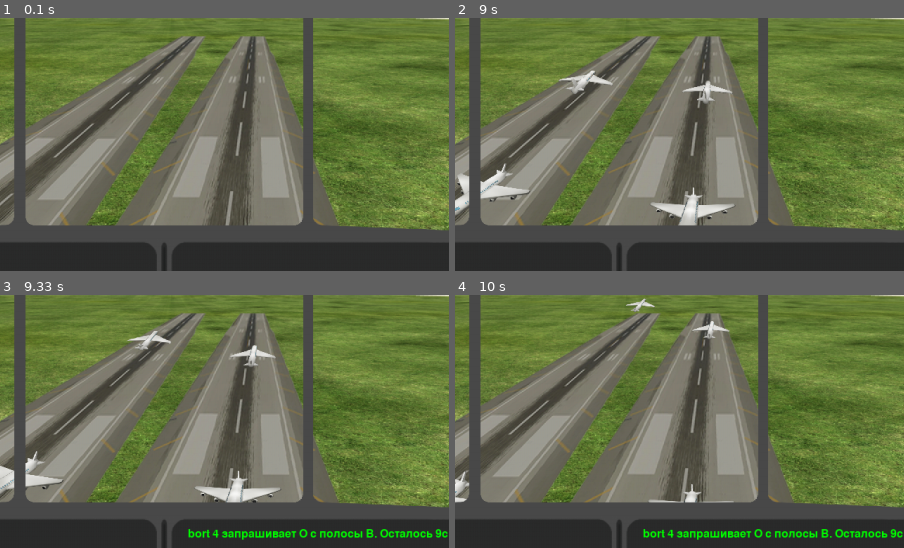
Above: before the commit, frames 1-4 (two rows, left to right).
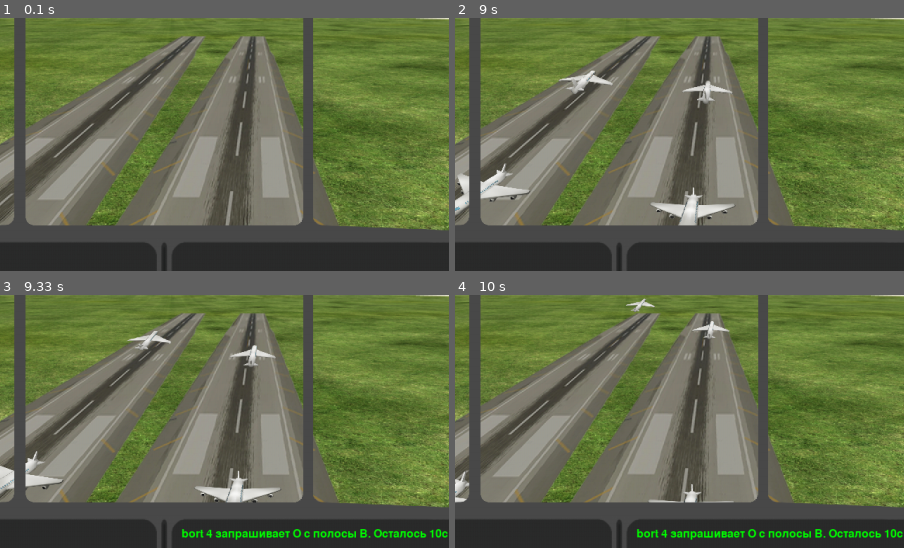
Above: after the commit, the same moments.

Repository: Calrission/AirportDispatcherPygame
Game: pygame game, started from main.py
Same seed, same stepped clock (60 frames per second), same inputs: the game is played once before the commit and once after it.
Inputs:
- Up to frame 1 (0.1 s): no input
- Up to frame 2 (9 s): type "ann" at 0.33 s; tap Enter at 0.67, 1.02, 1.57, 2.12, 2.67, 3.22, 3.77, 4.32, 4.87 s; type "a" at 0.88 s; type "r" at 1.43 s; type "o" at 1.98 s; type "i" at 2.53 s; type "t" at 3.08 s; type "s" at 3.63 s; type "n" at 4.18 s; type "l" at 4.73 s
- Up to frame 3 (9.33 s): no input
- Up to frame 4 (10 s): no input
The pictures show only the part of the screen within x 32-82%, y 25-75%; the shares and areas given below are measured in that part.

Frames 1-2 are identical in both runs. In frame 3, 1.2% of the frame differs, in the area x 40-99%, y 92-97%; in frame 4, 1.2%.

Commit message:
create TerminalController.pyl

Diff:
--- a/TerminalAircrafts.py
+++ b/AircraftsTerminal.py
@@ -4,7 +4,7 @@
 import sys
 
 
-class TerminalAircrafts:
+class AircraftsTerminal:
     def __init__(self, x, y, w, h):
         self.__text_view = MultiLineText(x, y, w, h, color="green", size=16)
         self.aircrafts = []  # (text, elapsed_time)
--- a/TerminalView.py
+++ b/InputTerminal.py
@@ -4,7 +4,7 @@
 from MultiLineText import MultiLineText
 
 
-class TerminalView:
+class InputTerminal:
     def __init__(self, x, y, w, h):
         self.__text_view = MultiLineText(x, y, w, h, color="green", size=16)
         self.active_input = True
--- a/Scenario/Scenario.py
+++ b/Scenario/Scenario.py
@@ -1,4 +1,3 @@
-from TerminalAircrafts import TerminalAircrafts
 import pickle
 
 
@@ -7,14 +6,6 @@
         super().__init__()
         self.time = 0
         self.scenario = []  # (id, runWay, type, elapsed_time)
-
-    def tick(self, terminal: TerminalAircrafts):
-        self.time += 1
-        if self.time % 10 == 0:
-            for id, runWay, t, time in self.scenario:
-                if self.time >= time:
-                    terminal.add_aircraft(f'{id} запрашивает {t} с полосы {runWay}.', 10)
-                    self.scenario.remove((id, runWay, t, time))
 
     def add_land(self, id: str, runWay: chr, time=0):
         self.scenario.append((id, runWay, 'L', time))
--- a/Sprites/Sprite.py
+++ b/Sprites/Sprite.py
@@ -1,7 +1,7 @@
 from pygame import Surface
 
 
-class Sprite():
+class Sprite:
     def __init__(self, x: int, y: int):
         self.x = x
         self.y = y
--- /dev/null
+++ b/TerminalController.py
@@ -0,0 +1,27 @@
+from Scenario.Scenario import Scenario
+from SmartScreen import SmartScreen
+from InputTerminal import InputTerminal
+from AircraftsTerminal import AircraftsTerminal
+
+
+class TerminalController:
+    def __init__(self, smart_screen: SmartScreen):
+        self.smart_screen = smart_screen
+
+        self.input_terminal = InputTerminal(24, 510, 590, 190)
+        self.output_terminal = AircraftsTerminal(665, 510, 590, 190)
+
+    def refresh(self):
+        self.input_terminal.refresh(self.smart_screen.screen)
+        self.output_terminal.refresh(self.smart_screen.screen)
+
+    def tick(self, scenario: Scenario):
+        scenario.time += 1
+        if scenario.time % 10 == 0:
+            for id, runWay, t, time in scenario.scenario:
+                if scenario.time >= time:
+                    self.output_terminal.add_aircraft(f'{id} запрашивает {t} с полосы {runWay}.', 10)
+                    scenario.scenario.remove((id, runWay, t, time))
+
+    def parse_event(self, event):
+        self.input_terminal.parse_event(event)
--- a/main.py
+++ b/main.py
@@ -6,10 +6,9 @@
 from Sprites.UIFrameSprite import UIFrameSprite
 from SmartScreen import SmartScreen
 from Sprites.TimeSprite import TimeSprite
-from TerminalView import TerminalView
+from TerminalController import TerminalController
 from const import screen_width, screen_height, fps
 from Scenario.Scenario import Scenario
-from TerminalAircrafts import TerminalAircrafts
 
 if __name__ == '__main__':
     pygame.init()
@@ -43,8 +42,6 @@
     controller.take_off(plane3, 'A')
     controller.take_off(plane4, 'B')
 
-    terminal = TerminalView(24, 510, 590, 190)
-
     scenario = Scenario()
     scenario.add_land('bort 1', 'A', 10 * fps)
     scenario.add_land('bort 2', 'B', 18 * fps)
@@ -58,7 +55,7 @@
 
     # scenario.load('test.scen')
 
-    terminalAircrafts = TerminalAircrafts(24 + 650, 510, 650, 213)
+    terminalController = TerminalController(smart_screen)
 
     running = True
 
@@ -66,16 +63,17 @@
         for event in pygame.event.get():
             if event.type == pygame.QUIT:
                 running = False
-            terminal.parse_event(event)
+            terminalController.parse_event(event)
 
         game_clock.tick()
         clock_sprite.change_time_pos(game_clock.hour, game_clock.minute)
+        clock.tick(fps)
 
-        scenario.tick(terminalAircrafts)
-        clock.tick(fps)
         smart_screen.refresh()
-        terminal.refresh(smart_screen.screen)
-        terminalAircrafts.refresh(smart_screen.screen)
+
+        terminalController.refresh()
+        terminalController.tick(scenario)
+
         pygame.display.flip()
 
     pygame.quit()
